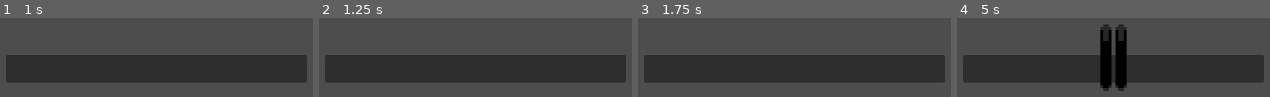
Above: before the commit, frames 1-4 (left to right).
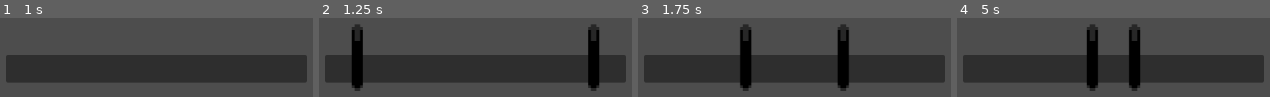
Above: after the commit, the same moments.

Repository: lowercasewords/Winter-SlowJam-2025
Game: Godot game, scene res://Maps/test_level.tscn
Same seed, same stepped clock (60 frames per second), same inputs: the game is played once before the commit and once after it.
Inputs:
- Up to frame 1 (1 s): tap Enter at 0.5 s; hold D (pl_right) from 0.53 s (still down); tap J (pl_ability_1) at 0.6 s; tap Space (pl_jump) at 0.77, 0.8 s
- Up to frame 2 (1.25 s): keep holding D (pl_right); tap Space (pl_jump) at 1.07 s
- Up to frame 3 (1.75 s): keep holding D (pl_right); tap Space (pl_jump) at 1.25, 1.35, 1.52 s; tap J (pl_ability_1) at 1.55 s
- Up to frame 4 (5 s): tap Space (pl_jump) at 1.82, 2.3, 3.02, 3.32, 3.6, 3.77, 4.07, 4.52, 4.82 s; release D (pl_right) at 2.03 s; hold A (pl_left) 2.03-2.78 s; tap J (pl_ability_1) at 2.1, 2.85, 4.35 s; hold D (pl_right) 2.78-4.28 s; hold A (pl_left) from 4.28 s (still down)

Frame 1 is identical in both runs. In frame 2, 5.7% of the frame differs, in the area x 10-90%, y 7-93%; in frame 3, 5.9%; in frame 4, 12%, in the area x 41-59%, y 7-93%.

Commit message:
dash somewhat works

Diff:
--- a/Player/BasicMovement.gd
+++ /dev/null
@@ -1,43 +0,0 @@
-extends CharacterBody2D
-
-@export var speed: float = 200.0  # Movement speed
-@export var jump_force: float = 350.0  # Jump strength
-@export var gravity: float = 800.0  # Gravity force
-
-# Coyote time (allows jumping slightly after leaving a platform)
-@export var coyote_time: float = 0.1
-var coyote_timer: float = 0.0
-
-# Variable jump height
-@export var jump_cut_multiplier: float = 0.5
-
-func _physics_process(delta):
-	# Apply gravity
-	if not is_on_floor():
-		velocity.y += gravity * delta
-
-	# Coyote time logic
-	if is_on_floor():
-		coyote_timer = coyote_time
-	else:
-		coyote_timer -= delta
-
-	# Get input direction (-1 = left, 1 = right, 0 = idle)
-	var direction = Input.get_axis("pl_left", "pl_right")
-
-	# Move left and right
-	if direction:
-		velocity.x = direction * speed
-	else:
-		velocity.x = move_toward(velocity.x, 0, speed * delta)  # Smooth stopping
-
-	# Jumping with Coyote Time
-	if Input.is_action_just_pressed("pl_jump") and coyote_timer > 0:
-		velocity.y = -jump_force
-		coyote_timer = 0  # Prevents double jumps
-
-	# Variable jump height (cut jump short if button is released early)
-	if Input.is_action_just_released("pl_jump") and velocity.y < 0:
-		velocity.y *= jump_cut_multiplier
-
-	move_and_slide()
--- /dev/null
+++ b/Player/Globals/PlayerEnums.gd
@@ -0,0 +1,3 @@
+extends Node
+
+enum AbilityType { PIANO, DRUM, GUITAR, VIOLIN }
--- a/Player/Player.tscn
+++ b/Player/Player.tscn
@@ -1,12 +1,12 @@
 [gd_scene load_steps=4 format=3 uid="uid://d4jqomklqtaim"]
 
-[ext_resource type="Script" path="res://Player/BasicMovement.gd" id="1_0kvdm"]
+[ext_resource type="Script" path="res://Player/PlayerMovement.gd" id="1_t7yh2"]
 [ext_resource type="PackedScene" uid="uid://cpq5r1xcirse8" path="res://Player/Rhythm Abilities/RhythmAbility.tscn" id="2_qkb88"]
 
 [sub_resource type="CapsuleShape2D" id="CapsuleShape2D_1b10f"]
 
 [node name="Player" type="CharacterBody2D"]
-script = ExtResource("1_0kvdm")
+script = ExtResource("1_t7yh2")
 
 [node name="Sprite2D" type="Sprite2D" parent="."]
 
@@ -29,3 +29,6 @@
 
 [node name="PlayerView" type="Camera2D" parent="."]
 zoom = Vector2(1.78, 1.78)
+
+[connection signal="rhythm_check_failure" from="CanvasLayer/Rhythm" to="." method="_on_rhythm_rhythm_check_failure"]
+[connection signal="rhythm_check_success" from="CanvasLayer/Rhythm" to="." method="_on_rhythm_rhythm_check_success"]
--- /dev/null
+++ b/Player/PlayerMovement.gd
@@ -0,0 +1,83 @@
+extends CharacterBody2D
+
+# The ability type enums
+const PlayerEnums = preload("res://Player/Globals/PlayerEnums.gd")
+
+# Left and right directional inputs of the player
+var direction = Vector2(0, 0)
+@export var speed: float = 200.0  # Movement speed
+@export var jump_force: float = 350.0  # Jump strength
+@export var gravity: float = 800.0  # Gravity force
+
+# Coyote time (allows jumping slightly after leaving a platform)
+@export var coyote_time: float = 0.1
+var coyote_timer: float = 0.0
+# Variable jump height
+@export var jump_cut_multiplier: float = 0.5
+
+# Is the player supposed to be dashing during this physics tic?
+var is_dashing: bool = false
+var dash_timer: float = 0.0
+@export var dash_speed: float = 500.0  # Dash speed
+@export var dash_time: float = 0.2  # Dash duration
+@export var dash_aftermath_time: float = -0.3  # Duration after dash that makes the player be stuck in the air
+
+func _physics_process(delta):
+	# Apply gravity
+	if not is_on_floor():
+		velocity.y += gravity * delta
+
+	# Coyote time logic
+	if is_on_floor():
+		coyote_timer = coyote_time
+	else:
+		coyote_timer -= delta
+
+	# Get input direction (-1 = left, 1 = right, 0 = idle)
+	direction = Input.get_axis("pl_left", "pl_right")
+
+	# Dashing
+	if(is_dashing):
+		if dash_timer > 0: # Apply dash force
+			velocity = Vector2(direction *  dash_speed, 0)
+		elif(dash_timer < dash_aftermath_time): # The timer endeds, so is dashing
+			is_dashing = false
+		elif(direction): # When timer is between aftermath time and 0
+			velocity = Vector2(0, 0)
+		else: # No inputs, no dash
+			is_dashing = false
+			dash_timer = dash_aftermath_time + delta # Reset the timer but account for subtraction
+		dash_timer -= delta
+	# Regular movement
+	elif direction:
+		#else: # Regular movement left and right
+			velocity.x = direction * speed
+	else:
+		velocity.x = move_toward(velocity.x, 0, speed * delta)  # Smooth stopping
+
+	try_jump(delta)
+
+	move_and_slide()
+
+func try_jump(delta):
+	# Jumping with Coyote Time
+	if Input.is_action_just_pressed("pl_jump") and coyote_timer > 0:
+		velocity.y = -jump_force
+		coyote_timer = 0  # Prevents double jumps
+
+	# Variable jump height (cut jump short if button is released early)
+	if Input.is_action_just_released("pl_jump") and velocity.y < 0:
+		velocity.y *= jump_cut_multiplier
+
+
+func _on_rhythm_rhythm_check_success(ability: PlayerEnums.AbilityType):
+	match(ability):
+		PlayerEnums.AbilityType.PIANO:
+			is_dashing = true
+			dash_timer = dash_time
+
+	pass # Replace with function body.
+
+
+func _on_rhythm_rhythm_check_failure(ability):
+	pass # Replace with function body.
--- a/Player/Rhythm Abilities/RhythmAbility.gd
+++ b/Player/Rhythm Abilities/RhythmAbility.gd
@@ -3,31 +3,29 @@
 # This scripts handles the individual ability rhythm panel. It is responsible for creation of rhythm bars and
 # sending signal on whether the player succeded or failed the rhythm check.
 
-# Allow the player to have some extra time to react
-const REACTION_ERROR_TICS = 20
+signal rhythm_check_success(ability: PlayerEnums.AbilityType)
+signal rhythm_check_failure(ability: PlayerEnums.AbilityType)
 
-signal rhythm_check_success
-signal rhythm_check_failure
+# The ability type enums
+const PlayerEnums = preload("res://Player/Globals/PlayerEnums.gd")
 
 @onready
 var panel_background: Panel = $Background # The panel on which the bars would appear
-
 @onready
 var rhythmcheck_register_area: Area2D = $Area2D # The middle area where pair of bars have to be to succeed
-
 @onready
 var bar_packed_scene: PackedScene = load("res://Player/Rhythm Abilities/RhythmBar.tscn") # A bar
 
+
 @export
-var spawn_rate = 2*60 # How long it takes for a new pair of bars to spawn
-
+var spawn_rate = 60 # How long it takes for a new pair of bars to spawn
 # This timer counts down to zero, spawning a pair of bars each time reaches 0
 var spawn_tic_countdown = null
 
 # Called when the node enters the scene tree for the first time.
 func _ready():
 	spawn_tic_countdown = spawn_rate
-	pass # Replace with function body.
+	set_meta("ability_type", PlayerEnums.AbilityType.PIANO)
 
 #func ability_check()
 
@@ -36,7 +34,7 @@
 
 	var overlapping_areas = rhythmcheck_register_area.get_overlapping_areas()
 	if(not overlapping_areas.is_empty() and Input.is_action_just_pressed("pl_ability_1")):
-		emit_signal("rhythm_check_success")
+		emit_signal("rhythm_check_success", PlayerEnums.AbilityType.PIANO)
 
 	# Spawn a new pair of bars when countdown finished
 	if(spawn_tic_countdown <= 0):
@@ -58,7 +56,7 @@
 		panel_background.add_child(right_bar)
 		panel_background.add_child(left_bar)
 
-		emit_signal("rhythm_check_failure")
+		emit_signal("rhythm_check_failure", PlayerEnums.AbilityType.PIANO)
 		spawn_tic_countdown = spawn_rate
 	# Count down
 	else:
--- a/Player/Rhythm Abilities/RhythmBar.gd
+++ b/Player/Rhythm Abilities/RhythmBar.gd
@@ -1,29 +1,67 @@
+#extends Node2D
+#
+## Dictates how a rhythm bar would behave itself
+#
+#@onready
+#var parent_panel: Panel = get_parent() # Where is the bar located?
+#@onready
+#var elapse_tic_counter: float = get_meta("tics_until_elapsed") # Counts down to zero
+#
+## Called every frame. 'delta' is the elapsed time since the previous frame.
+#func _process(delta):
+	#
+	#var parent_panel_center_x = parent_panel.position.x - parent_panel.size.x / 2 # Retrieve the x-axis position of the parent panel center
+	#var max_tics: float = get_meta("tics_until_elapsed") # The maximum amount of tics the pair of bars would be alive
+	#var scalar: float = parent_panel.size.x # Maxes sure the bar's position would be within bounds of parent panel background
+	#var elapse_ratio: float = elapse_tic_counter/max_tics # A percentage number represented as a float (current value over total value)
+	#
+	#
+	#if(elapse_ratio < 0.45): # When the bar reaches a certain point
+		#self.queue_free() # Kill the bar if half of the tics are done (meet in the middle)
+		#
+	#elif(self.get_meta("is_left_bar")): # Left bar movement
+		#self.position.x = scalar * elapse_ratio
+		#
+	#else: # right bar movement
+		#self.position.x = scalar - (scalar * elapse_ratio)
+	#
+	## Counting down
+	#elapse_tic_counter -= 1
+
 extends Node2D
 
-# Dictates how a rhythm bar would behave itself
+@onready var parent_panel: Panel = get_parent() # Panel reference
+@onready var elapse_tic_counter: float = get_meta("tics_until_elapsed") # Countdown
+@export var bar_speed: float = 200.0
 
-@onready
-var parent_panel: Panel = get_parent() # Where is the bar located?
-@onready
-var elapse_tic_counter: float = get_meta("tics_until_elapsed") # Counts down to zero
+func _process(delta):
+	var parent_panel_center_x = parent_panel.size.x / 2  # Center of the panel
 
-# Called every frame. 'delta' is the elapsed time since the previous frame.
-func _process(delta):
+	# Move bar at a constant speed towards the center
+	if get_meta("is_left_bar"):
+		self.position.x += bar_speed * delta  # Move right
+	else:
+		self.position.x -= bar_speed * delta  # Move left
 
-	var parent_panel_center_x = parent_panel.position.x - parent_panel.size.x / 2 # Retrieve the x-axis position of the parent panel center
-	var max_tics: float = get_meta("tics_until_elapsed") # The maximum amount of tics the pair of bars would be alive
-	var scalar: float = parent_panel.size.x # Maxes sure the bar's position would be within bounds of parent panel background
-	var elapse_ratio: float = elapse_tic_counter/max_tics # A percentage number represented as a float (current value over total value)
+	# If the bar reaches the middle, remove it
+	if abs(self.position.x - parent_panel_center_x) < 1:
+		queue_free()
+
+	elapse_tic_counter -= 1
 
 
-	if(elapse_ratio < 0.45): # When the bar reaches a certain point
-		self.queue_free() # Kill the bar if half of the tics are done (meet in the middle)
-
-	elif(self.get_meta("is_left_bar")): # Left bar movement
-		self.position.x = scalar * elapse_ratio
-
-	else: # right bar movement
-		self.position.x = scalar - (scalar * elapse_ratio)
-
-	# Counting down
-	elapse_tic_counter -= 1
+#func _process(delta):
+	#var parent_panel_center_x = parent_panel.position.x - parent_panel.size.x / 2 # Panel center
+	#var max_tics: float = get_meta("tics_until_elapsed") # Maximum tic duration
+	#var scalar: float = parent_panel.size.x # Panel width
+	#var elapse_ratio: float = elapse_tic_counter / max_tics # Current progress (0.0 - 1.0)
+	#
+	#if elapse_ratio < 0.45: # Stop when the bars meet in the middle
+		#self.queue_free()
+	#elif self.get_meta("is_left_bar"): # Move left bar
+		#self.position.x = scalar * elapse_ratio
+	#else: # Move right bar
+		#self.position.x = scalar - (scalar * elapse_ratio)
+#
+	## Count down based on speed multiplier
+	#elapse_tic_counter -= speed_multiplier * delta * 60  # Adjust speed dynamically
--- a/project.godot
+++ b/project.godot
@@ -41,16 +41,6 @@
 "events": [Object(InputEventKey,"resource_local_to_scene":false,"resource_name":"","device":-1,"window_id":0,"alt_pressed":false,"shift_pressed":false,"ctrl_pressed":false,"meta_pressed":false,"pressed":false,"keycode":0,"physical_keycode":74,"key_label":0,"unicode":106,"echo":false,"script":null)
 ]
 }
-pl_ability_2={
-"deadzone": 0.5,
-"events": [Object(InputEventKey,"resource_local_to_scene":false,"resource_name":"","device":-1,"window_id":0,"alt_pressed":false,"shift_pressed":false,"ctrl_pressed":false,"meta_pressed":false,"pressed":false,"keycode":0,"physical_keycode":75,"key_label":0,"unicode":107,"echo":false,"script":null)
-]
-}
-pl_ability_3={
-"deadzone": 0.5,
-"events": [Object(InputEventKey,"resource_local_to_scene":false,"resource_name":"","device":-1,"window_id":0,"alt_pressed":false,"shift_pressed":false,"ctrl_pressed":false,"meta_pressed":false,"pressed":false,"keycode":0,"physical_keycode":76,"key_label":0,"unicode":108,"echo":false,"script":null)
-]
-}
 
 [rendering]
 
